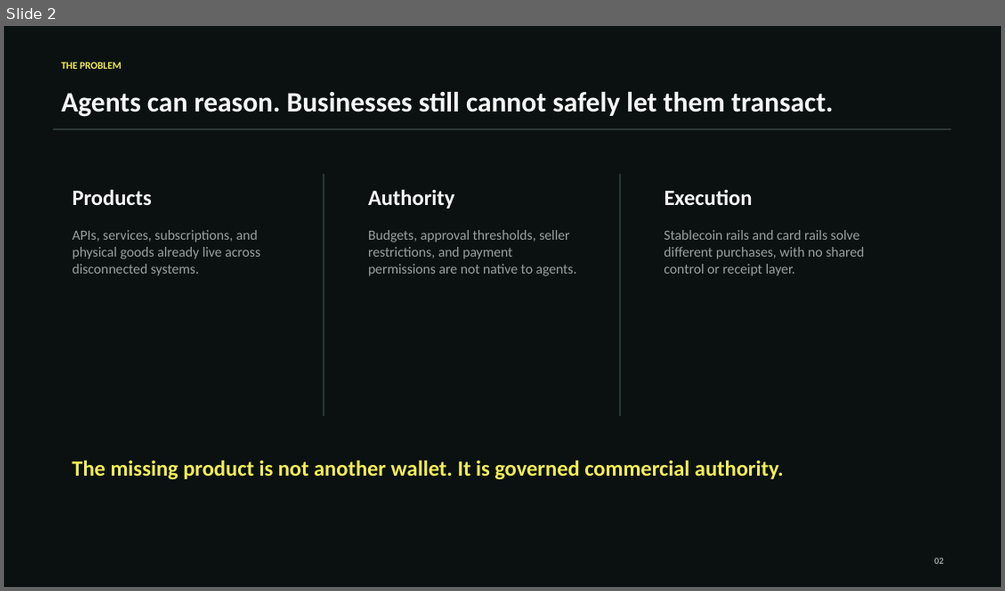
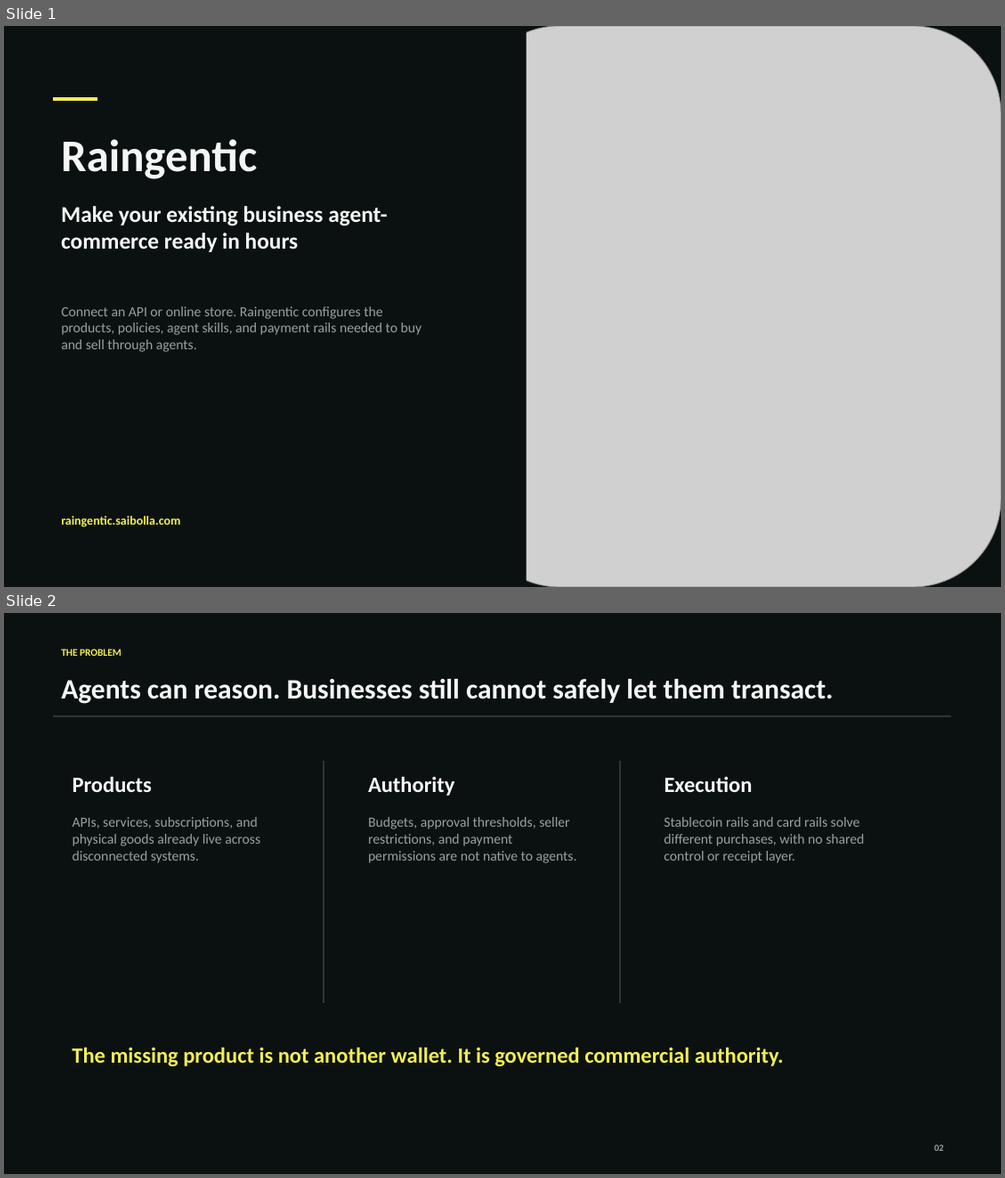
Before and after one commit to saikrishnabolla/caravel, a slide deck: public/submission/Raingentic-Hackathon-Deck.pptx. Shown one above the other, each under a label of ours: slide 2 before the commit, slides 1 and 2 after it. The pictures are 1005x591 and 1005x1178 pixels, drawn with LibreOffice and Linux fonts; fonts in the diff are those of the drawing; grey boxes stand for pictures. Boxes give left, top, right and bottom in pixels: in the first picture for what was removed or moved away, otherwise in the second. Text is boxed around its words. In the diff, an @@ line names an element or a change of style, - is before the commit and + after.

```diff
--- a/public/submission/Raingentic-Hackathon-Deck.pptx
+++ b/public/submission/Raingentic-Hackathon-Deck.pptx
@@ slide 1 added at bbox=[4, 26, 1001, 587], background #0B1111 @@
@@ rounded rectangle added at bbox=[4, 26, 526, 587], fill #0B1111, outline #0B1111 0.75 pt @@
@@ picture added at bbox=[471, 26, 1001, 587] @@
@@ rectangle added at bbox=[54, 98, 97, 101], fill #F2ED55, outline #F2ED55 0 pt @@
@@ text added at bbox=[61, 139, 257, 179], 43.5 pt, text #F5F7F6, bold @@
+Raingentic
@@ text added at bbox=[61, 206, 387, 252], 21.8 pt, text #F5F7F6, bold @@
+Make your existing business agent-commerce ready in hours
@@ text added at bbox=[61, 306, 422, 352], 13.5 pt, text #98A19F @@
+Connect an API or online store. Raingentic configures the products, policies, agent skills, and payment rails needed to buy and sell through agents.
@@ text added at bbox=[61, 516, 180, 527], 12 pt, text #F2ED55, bold @@
+raingentic.saibolla.com
```
Also in this commit, not shown: 1 slide changed, 9 other slides added, 8 slides removed, 2 other files.
